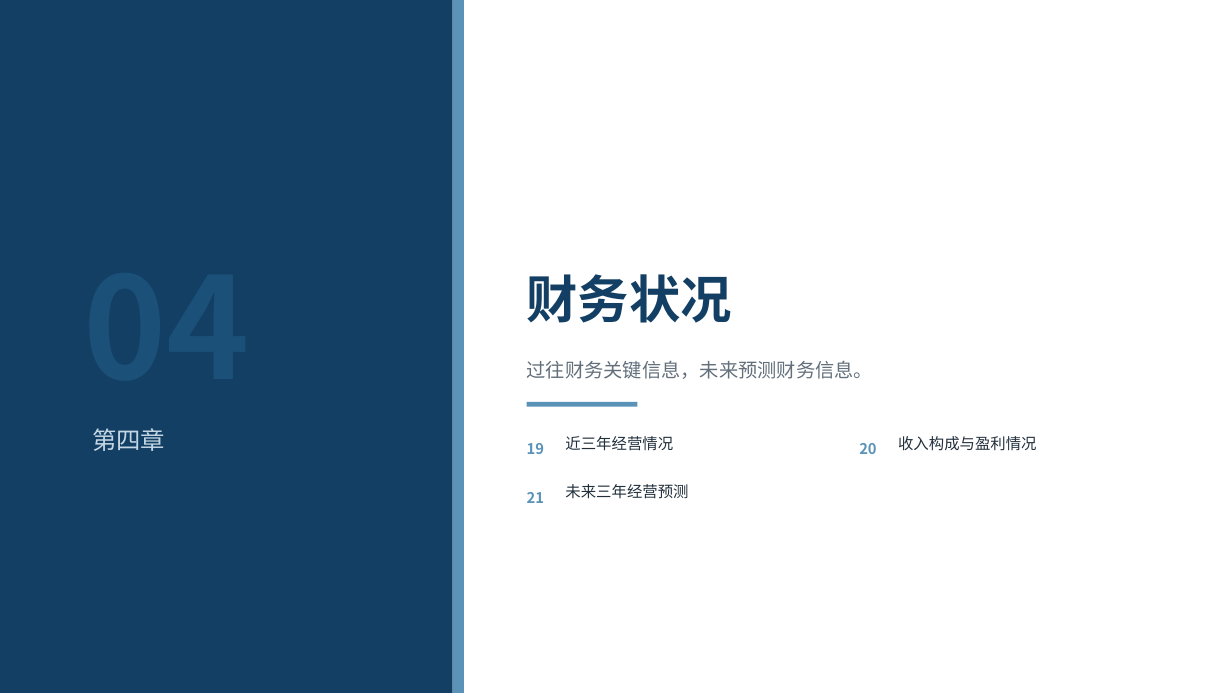
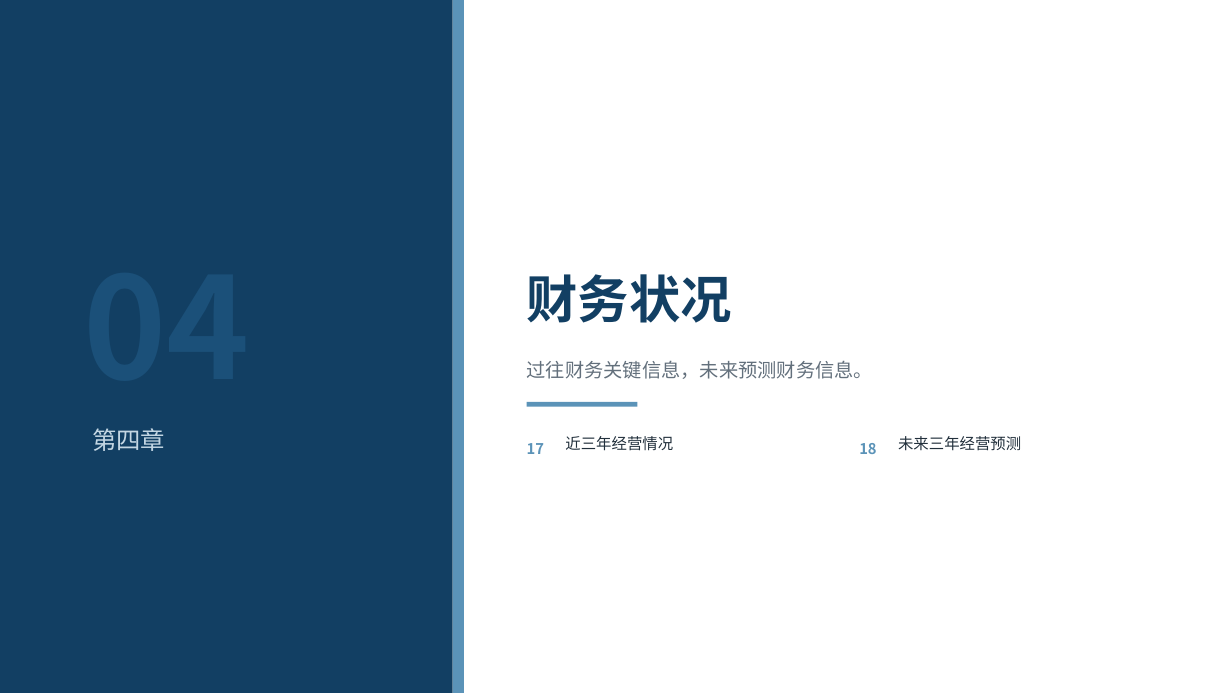
Before and after one commit to xid013-ux/JXD, a slide deck: slide 22 of output/BP框架/燕京中发融资BP框架（教学版）.pptx (slide 24 before the commit). Drawn at 1232x693 pixels with LibreOffice and Linux fonts; fonts in the diff are those of the drawing. Boxes give left, top, right and bottom in pixels: in the first picture for what was removed or moved away, otherwise in the second. Text is boxed around its words. In the diff, an @@ line names an element or a change of style, - is before the commit and + after.

```diff
--- a/output/BP框架/燕京中发融资BP框架（教学版）.pptx
+++ b/output/BP框架/燕京中发融资BP框架（教学版）.pptx
@@ text at (527,443,544,454): text changed @@
-19
+17
@@ text at (859,443,876,454): text changed @@
-20
+18
@@ text at (898,436,1021,451): text changed @@
-收入构成与盈利情况
+未来三年经营预测
@@ text removed at (527,492,544,503) @@
-21
@@ text removed at (565,484,688,499) @@
-未来三年经营预测
```
Also in this commit, not shown: 27 other slides changed, 4 slides removed, 5 other files.
